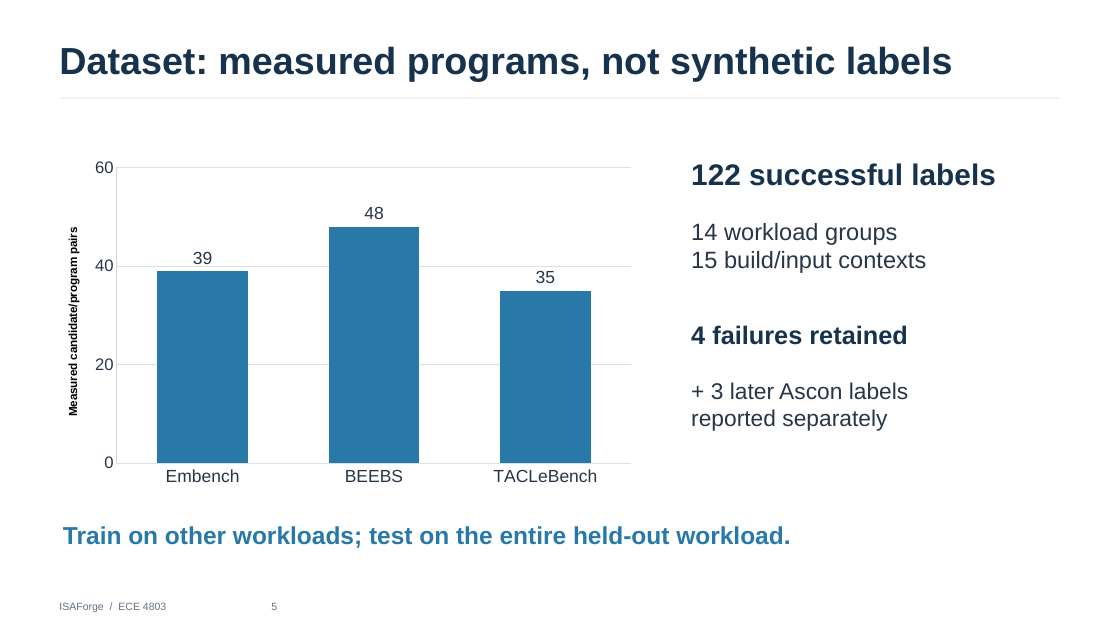
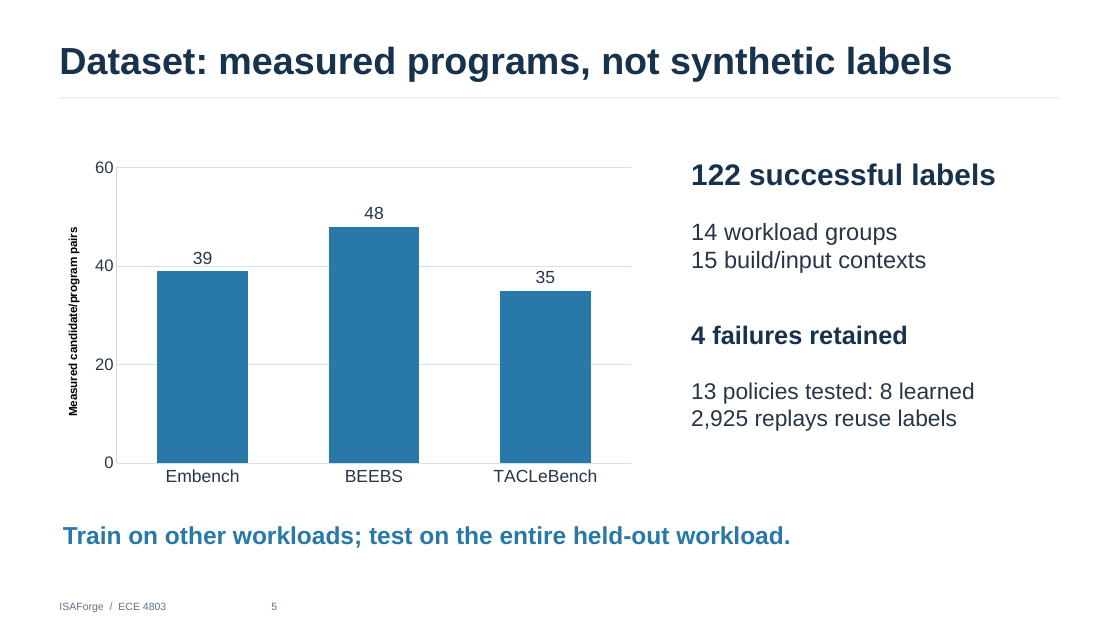
Before and after one commit to jas0nriverah/agentic-riscv-codesign, a slide deck: slide 5 of submissions/midterm-2026-10-28/isaforge-midterm-progress-slides-final.pptx. Drawn at 1120x630 pixels with LibreOffice and Linux fonts; fonts in the diff are those of the drawing. Boxes give left, top, right and bottom in pixels: in the first picture for what was removed or moved away, otherwise in the second. Text is boxed around its words. In the diff, an @@ line names an element or a change of style, - is before the commit and + after.

```diff
--- a/submissions/midterm-2026-10-28/isaforge-midterm-progress-slides-final.pptx
+++ b/submissions/midterm-2026-10-28/isaforge-midterm-progress-slides-final.pptx
@@ text at [691,382,975,431]: text changed @@
-+ 3 later Ascon labels
-reported separately
+13 policies tested: 8 learned
+2,925 replays reuse labels
```
Also in this commit, not shown: 4 other slides changed, 4 other files.
